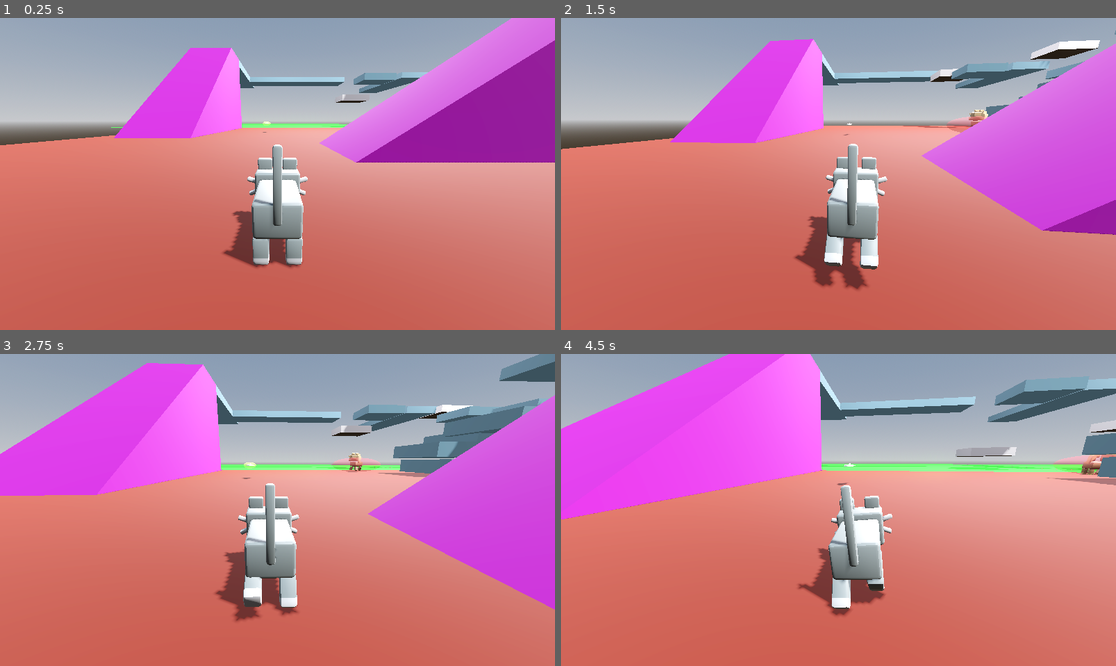
Above: before the commit, frames 1-4 (two rows, left to right).
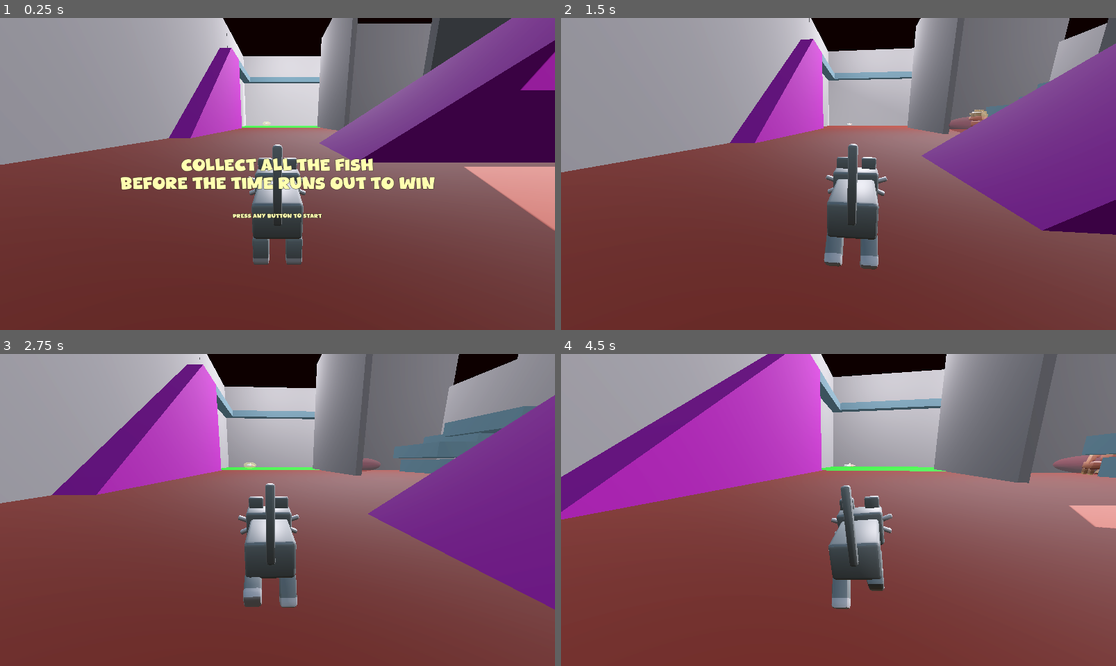
Above: after the commit, the same moments.

Repository: IktedarRajin24/meow-rpg
Game: Godot game, scene res://scenes/level_1.tscn
Same seed, same stepped clock (60 frames per second), same inputs: the game is played once before the commit and once after it.
Inputs (mouse positions are in pixels of both pictures, inside the frame that each line leads up to):
- Up to frame 1 (0.25 s): no input
- Up to frame 2 (1.5 s): tap Enter (ui_accept) at 0.5, 0.77 s; move the mouse to (866, 174) at 0.52 s; hold Shift (sprint) 0.53-1.28 s; hold W (up) from 0.53 s (still down); move the mouse to (810, 174) at 1.27 s; tap Shift (sprint) at 1.35 s
- Up to frame 3 (2.75 s): keep holding W (up); tap Enter (ui_accept) at 1.52 s; move the mouse to (288, 503) at 2.02 s; hold Shift (sprint) from 2.03 s (still down)
- Up to frame 4 (4.5 s): keep holding W (up); move the mouse to (832, 516) at 2.77 s; release Shift (sprint) at 2.78 s; tap Shift (sprint) at 2.85, 4.35 s; tap Enter (ui_accept) at 3.02, 3.77 s; move the mouse to (877, 513) at 3.52 s; hold Shift (sprint) 3.53-4.28 s; move the mouse to (794, 506) at 4.27 s

The runs differ from the first frame. In frame 1, 93% of the frame differs, in the area x 0-100%, y 0-100%; in frame 2, 93%; in frame 3, 92%; in frame 4, 93%.

Commit message:
added UI for start screen

Diff:
--- a/scenes/level_1.tscn
+++ b/scenes/level_1.tscn
@@ -14,6 +14,7 @@
 [ext_resource type="Script" path="res://scripts/mouse_lock.gd" id="11_8eelr"]
 [ext_resource type="PackedScene" uid="uid://bj4qhfp3nn8ty" path="res://scenes/Dog.tscn" id="12_u1trv"]
 [ext_resource type="PackedScene" uid="uid://t3fh8hx33ugf" path="res://scenes/platform_moving.tscn" id="14_1cq8i"]
+[ext_resource type="PackedScene" uid="uid://vwy5ci2400hd" path="res://scenes/start.tscn" id="15_1objl"]
 
 [sub_resource type="ProceduralSkyMaterial" id="ProceduralSkyMaterial_2lom5"]
 sky_horizon_color = Color(0.64625, 0.65575, 0.67075, 1)
@@ -49,10 +50,8 @@
 
 [node name="Roof" parent="." instance=ExtResource("1_y8i8j")]
 transform = Transform3D(1, 0, 0, 0, 1, 0, 0, 0, 1, 0, 30, 0)
-visible = false
 
 [node name="Walls" type="Node3D" parent="."]
-visible = false
 
 [node name="Wall01" parent="Walls" instance=ExtResource("1_dxf3k")]
 transform = Transform3D(1, 0, 0, 0, 1, 0, 0, 0, 1, -50, 31.0931, 0)
@@ -70,7 +69,6 @@
 transform = Transform3D(-4.37114e-08, 0, 1, 0, 1, 0, -1, 0, -4.37114e-08, 41.2079, 0, 24.459)
 
 [node name="Dividers" type="Node3D" parent="."]
-visible = false
 
 [node name="divider" parent="Dividers" instance=ExtResource("4_2t7at")]
 transform = Transform3D(1, 0, 0, 0, 1, 0, 0, 0, 1, 0, -10.6331, -35)
@@ -317,3 +315,5 @@
 
 [node name="Dog" parent="Path3D/Path3D2/PathFollow3D" instance=ExtResource("12_u1trv")]
 transform = Transform3D(-2, 0, 1.74846e-07, 0, 2, 0, -1.74846e-07, 0, -2, 0, 0, 0)
+
+[node name="Start" parent="." instance=ExtResource("15_1objl")]
--- /dev/null
+++ b/scenes/start.tscn
@@ -0,0 +1,104 @@
+[gd_scene load_steps=8 format=3 uid="uid://vwy5ci2400hd"]
+
+[ext_resource type="FontFile" uid="uid://jitd3oqictip" path="res://assets/Fonts/Coopers Town.otf" id="1_b7jtp"]
+[ext_resource type="Script" path="res://scripts/start.gd" id="1_gnbj3"]
+
+[sub_resource type="LabelSettings" id="LabelSettings_jyftv"]
+font = ExtResource("1_b7jtp")
+font_size = 32
+font_color = Color(1, 1, 0.690196, 1)
+outline_size = 2
+outline_color = Color(0, 0, 0, 1)
+
+[sub_resource type="LabelSettings" id="LabelSettings_6kdp7"]
+font = ExtResource("1_b7jtp")
+font_size = 20
+font_color = Color(1, 1, 0.690196, 1)
+outline_size = 2
+outline_color = Color(0, 0, 0, 1)
+
+[sub_resource type="Animation" id="Animation_1py2n"]
+resource_name = "text_blink"
+loop_mode = 1
+step = 0.5
+tracks/0/type = "value"
+tracks/0/imported = false
+tracks/0/enabled = true
+tracks/0/path = NodePath("Play:label_settings:font_size")
+tracks/0/interp = 1
+tracks/0/loop_wrap = true
+tracks/0/keys = {
+"times": PackedFloat32Array(0, 0.0001, 0.0002, 0.5, 1),
+"transitions": PackedFloat32Array(1, 1, 1, 1, 1),
+"update": 0,
+"values": [20, 20, 20, 1, 20]
+}
+
+[sub_resource type="Animation" id="Animation_dq6e6"]
+length = 0.001
+tracks/0/type = "value"
+tracks/0/imported = false
+tracks/0/enabled = true
+tracks/0/path = NodePath("Play:label_settings:font_size")
+tracks/0/interp = 1
+tracks/0/loop_wrap = true
+tracks/0/keys = {
+"times": PackedFloat32Array(0),
+"transitions": PackedFloat32Array(1),
+"update": 1,
+"values": [20]
+}
+
+[sub_resource type="AnimationLibrary" id="AnimationLibrary_505h3"]
+_data = {
+"RESET": SubResource("Animation_dq6e6"),
+"text_blink": SubResource("Animation_1py2n")
+}
+
+[node name="Start" type="Control"]
+layout_mode = 3
+anchors_preset = 15
+anchor_right = 1.0
+anchor_bottom = 1.0
+grow_horizontal = 2
+grow_vertical = 2
+size_flags_horizontal = 4
+size_flags_vertical = 4
+script = ExtResource("1_gnbj3")
+
+[node name="Objective" type="Label" parent="."]
+layout_mode = 1
+anchors_preset = 14
+anchor_top = 0.5
+anchor_right = 1.0
+anchor_bottom = 0.5
+offset_top = -17.5
+offset_bottom = 17.5
+grow_horizontal = 2
+grow_vertical = 2
+text = "Collect all the fish
+before the time runs out to win"
+label_settings = SubResource("LabelSettings_jyftv")
+horizontal_alignment = 1
+vertical_alignment = 1
+
+[node name="Play" type="Label" parent="."]
+layout_mode = 1
+anchors_preset = 14
+anchor_top = 0.5
+anchor_right = 1.0
+anchor_bottom = 0.5
+offset_top = 70.0
+offset_bottom = 105.0
+grow_horizontal = 2
+grow_vertical = 2
+text = "Press any button to start"
+label_settings = SubResource("LabelSettings_6kdp7")
+horizontal_alignment = 1
+vertical_alignment = 1
+
+[node name="AnimationPlayer" type="AnimationPlayer" parent="."]
+libraries = {
+"": SubResource("AnimationLibrary_505h3")
+}
+autoplay = "text_blink"
--- /dev/null
+++ b/scripts/start.gd
@@ -0,0 +1,12 @@
+extends Control
+
+
+# Called when the node enters the scene tree for the first time.
+func _ready() -> void:
+	pass # Replace with function body.
+
+
+# Called every frame. 'delta' is the elapsed time since the previous frame.
+func _process(delta: float) -> void:
+	if Input.is_anything_pressed():
+		queue_free()
Binary file added: assets/Fonts/Coopers Town.otf
Not shown, added: assets/Fonts/Coopers Town.otf.import
Not shown: 1 places in scenes/level_1.tscn that only renumber resources
